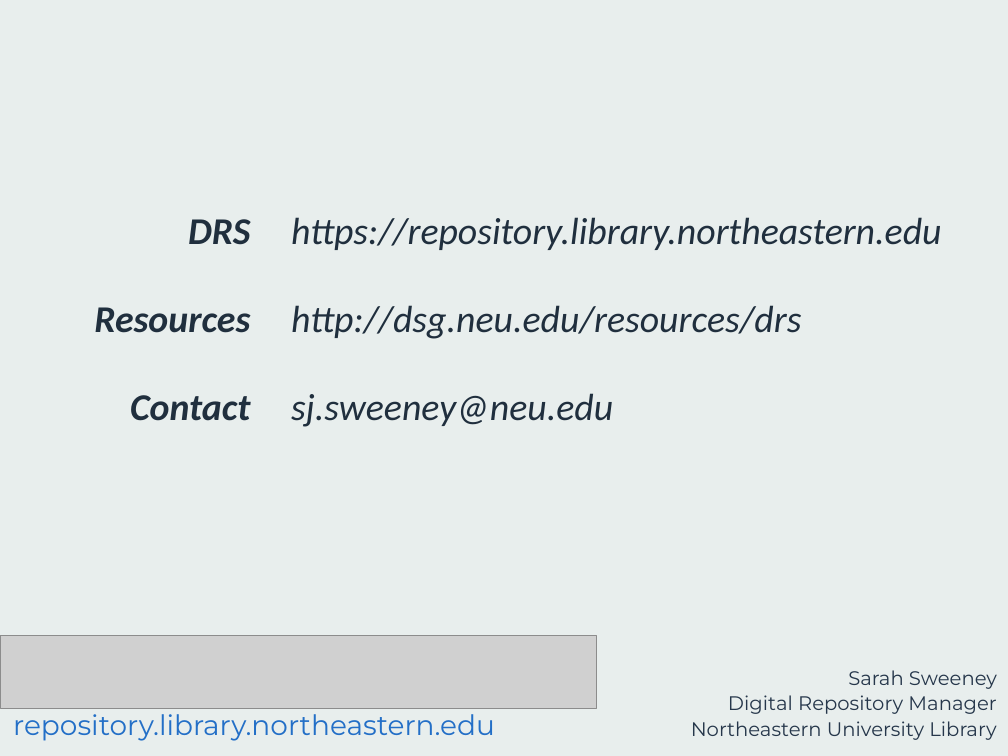
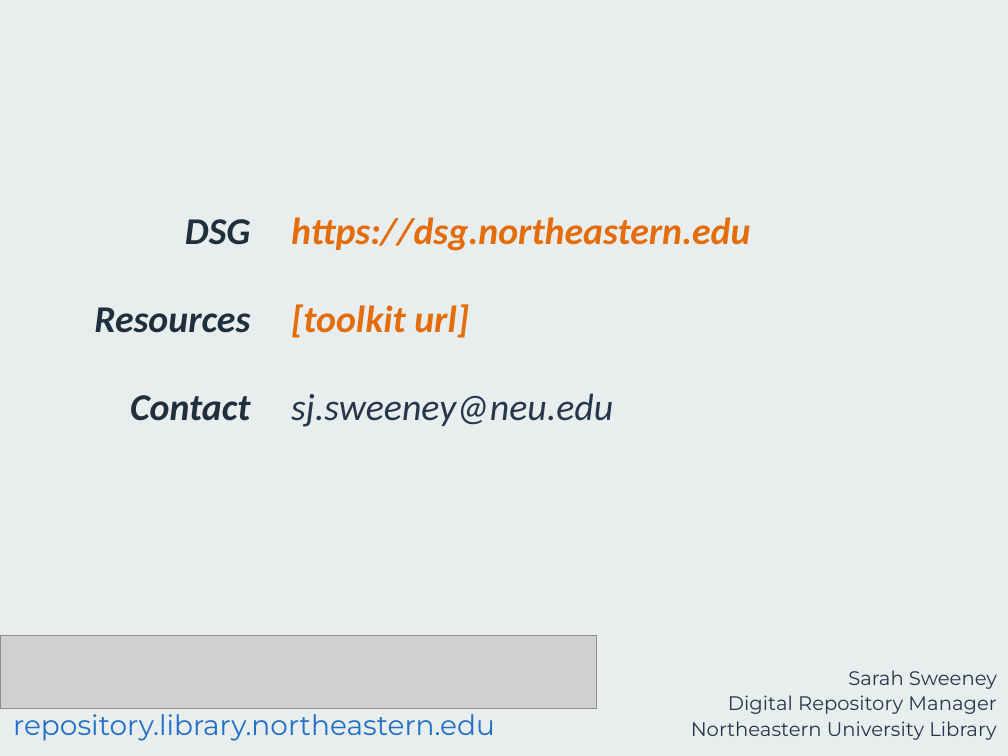
Before and after one commit to sarahjeansweeney/various_files, a slide deck: slide 7 of Presentations/BLC Networking Day 2016/BLCnetworkingDay2016.pptx (slide 4 before the commit). Drawn at 1008x756 pixels with LibreOffice and Linux fonts; fonts in the diff are those of the drawing; grey boxes stand for pictures. Boxes give left, top, right and bottom in pixels: in the first picture for what was removed or moved away, otherwise in the second. Text is boxed around its words. In the diff, an @@ line names an element or a change of style, - is before the commit and + after.

```diff
--- a/Presentations/BLC Networking Day 2016/BLCnetworkingDay2016.pptx
+++ b/Presentations/BLC Networking Day 2016/BLCnetworkingDay2016.pptx
@@ text at (185,219,251,245): text changed @@
-DRS
+DSG
@@ text at (291,217,750,338): text changed; text colour #202F3E to #E46C0A; bold on @@
-https://repository.library.northeastern.edu
-http://dsg.neu.edu/resources/drs
+https://dsg.northeastern.edu
+[toolkit url]
```
Also in this commit, not shown: 3 slides added, 3 other files.
